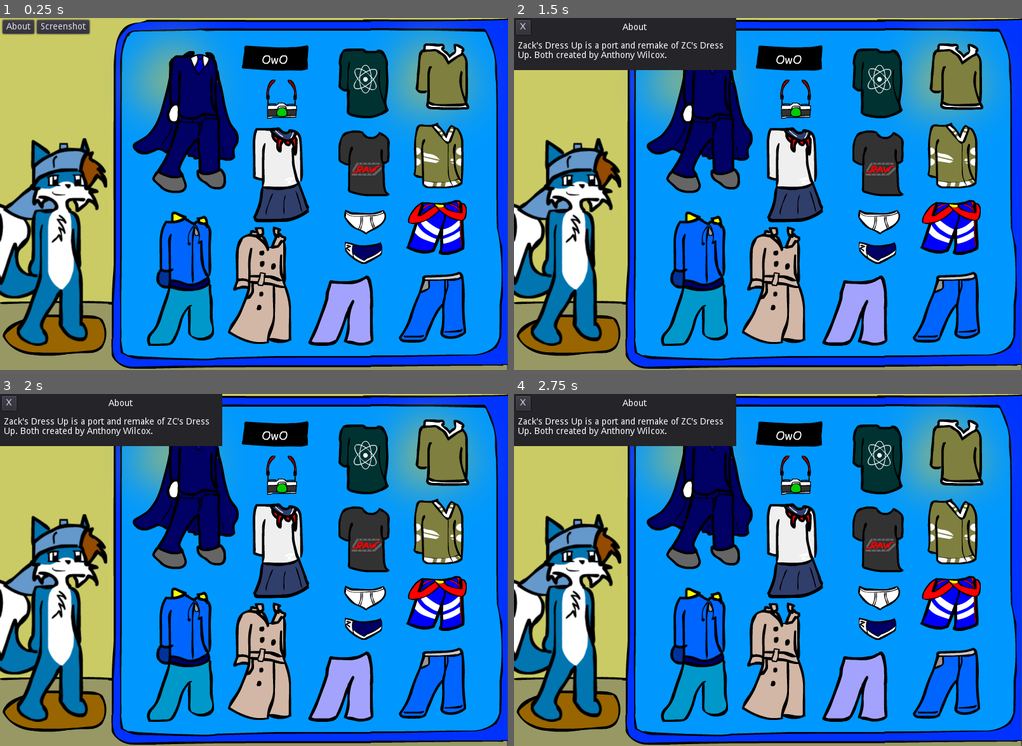
Above: before the commit, frames 1-4 (two rows, left to right).
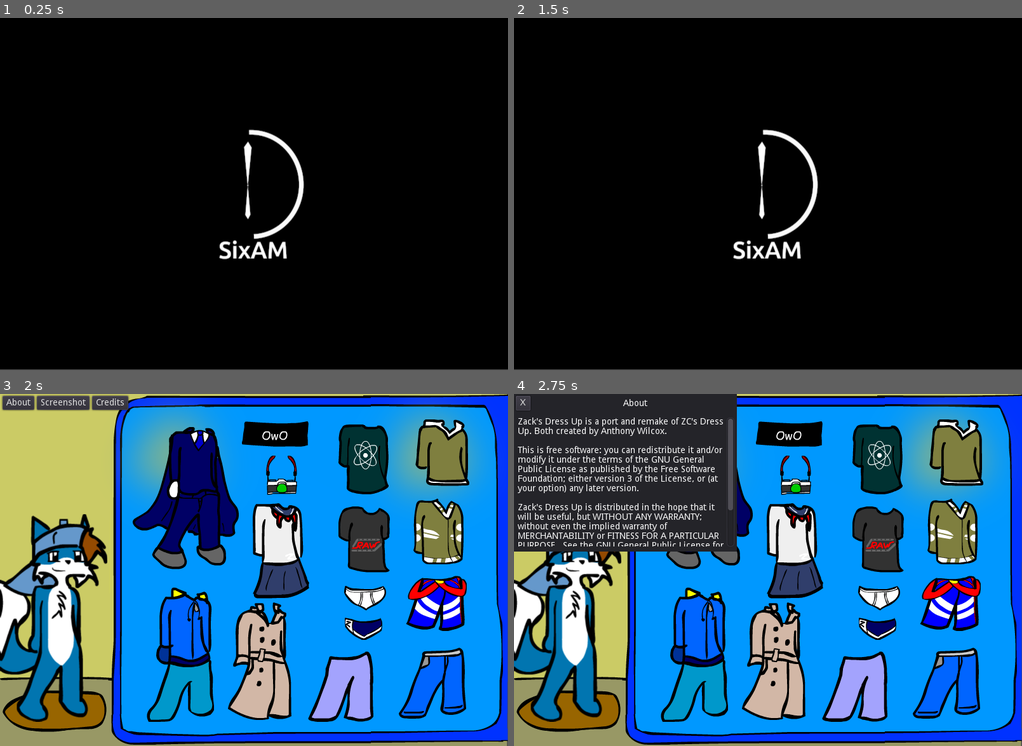
Above: after the commit, the same moments.

Repository: tonytins/dressupzack
Game: Godot game, scene res://Splash.tscn
Same seed, same stepped clock (60 frames per second), same inputs: the game is played once before the commit and once after it. Before the commit the project starts from res://Window.tscn.
Inputs (mouse positions are in pixels of both pictures, inside the frame that each line leads up to):
- Up to frame 1 (0.25 s): no input
- Up to frame 2 (1.5 s): click (534, 28) at 0.5 s, where only the run before the commit has a clickable "About"; click (879, 222) at 1.27 s
- Up to frame 3 (2 s): no input
- Up to frame 4 (2.75 s): click "About" at 2 s

The runs differ from the first frame. In frame 1, 89% of the frame differs, in the area x 0-100%, y 0-100%; in frame 2, 90%; in frame 3, 6.1%; in frame 4, 13%.

Commit message:
Window.tscn was renamed to MainScreen.tscn
- New Credits window and it's respective button
- Renamed panel_height to content_height
- Window content text now supports BBCode
- Made sure the content height doesn't exceed 216 pixels
- GPL license notice now included in the about window
- SixAM splash screen

Diff:
--- a/Clothes.tscn
+++ b/Clothes.tscn
@@ -17,7 +17,7 @@
 [ext_resource path="res://assets/camera.png" type="Texture" id=15]
 [ext_resource path="res://assets/owo censor.png" type="Texture" id=16]
 
-[node name="Clothes" type="Node2D" index="0"]
+[node name="Clothes" type="Node2D"]
 
 [node name="Wordrobe" type="ReferenceRect" parent="." index="0"]
 
--- a/Interface.tscn
+++ b/Interface.tscn
@@ -100,6 +100,32 @@
 flat = false
 align = 1
 
+[node name="CreditsBtn" type="Button" parent="ReferenceRect/HozContainer" index="2"]
+
+anchor_left = 0.0
+anchor_top = 0.0
+anchor_right = 0.0
+anchor_bottom = 0.0
+margin_left = 141.0
+margin_right = 198.0
+margin_bottom = 22.0
+rect_pivot_offset = Vector2( 0, 0 )
+rect_clip_content = false
+focus_mode = 2
+mouse_filter = 0
+mouse_default_cursor_shape = 0
+size_flags_horizontal = 1
+size_flags_vertical = 1
+toggle_mode = false
+enabled_focus_mode = 2
+shortcut = null
+group = null
+text = "Credits"
+flat = false
+align = 1
+
 [connection signal="pressed" from="ReferenceRect/HozContainer/AboutBtn" to="." method="_on_AboutBtn_pressed"]
 
 [connection signal="pressed" from="ReferenceRect/HozContainer/ScreenshotBtn" to="." method="_on_ScreenshotBtn_pressed"]
+
+[connection signal="pressed" from="ReferenceRect/HozContainer/CreditsBtn" to="." method="_on_CreditsBtn_pressed"]
--- a/Window.tscn
+++ b/MainScreen.tscn
@@ -2,16 +2,19 @@
 
 [ext_resource path="res://assets/dress up bg.png" type="Texture" id=1]
 [ext_resource path="res://assets/zack.png" type="Texture" id=2]
-[ext_resource path="res://Clothes.tscn" type="PackedScene" id=3]
-[ext_resource path="res://assets/lights.png" type="Texture" id=4]
+[ext_resource path="res://assets/lights.png" type="Texture" id=3]
+[ext_resource path="res://Clothes.tscn" type="PackedScene" id=4]
 [ext_resource path="res://Interface.tscn" type="PackedScene" id=5]
 
-[node name="Window" type="Node2D" index="0"]
+[node name="Window" type="Node2D"]
 
 [node name="Background" type="Sprite" parent="." index="0"]
 
 position = Vector2( 400, 277 )
 texture = ExtResource( 1 )
+__meta__ = {
+"_edit_lock_": true
+}
 
 [node name="Zack" type="Sprite" parent="." index="1"]
 
@@ -21,12 +24,15 @@
 "_edit_lock_": true
 }
 
-[node name="Clothes" parent="." index="2" instance=ExtResource( 3 )]
-
-[node name="Lights" type="Sprite" parent="." index="3"]
+[node name="Lights" type="Sprite" parent="." index="2"]
 
 position = Vector2( 477.823, 100.811 )
-texture = ExtResource( 4 )
+texture = ExtResource( 3 )
 _sections_unfolded = [ "Z Index" ]
+__meta__ = {
+"_edit_lock_": true
+}
+
+[node name="Clothes" parent="." index="3" instance=ExtResource( 4 )]
 
 [node name="Interface" parent="." index="4" instance=ExtResource( 5 )]
--- /dev/null
+++ b/Splash.tscn
@@ -0,0 +1,23 @@
+[gd_scene load_steps=3 format=2]
+
+[ext_resource path="res://src/Splash.gd" type="Script" id=1]
+[ext_resource path="res://assets/sixam_splash.png" type="Texture" id=2]
+
+[node name="Splash" type="Node" index="0"]
+
+script = ExtResource( 1 )
+
+[node name="Sixam" type="Sprite" parent="." index="0"]
+
+position = Vector2( 399.784, 275.576 )
+texture = ExtResource( 2 )
+_sections_unfolded = [ "Offset" ]
+
+[node name="Timer" type="Timer" parent="." index="1"]
+
+process_mode = 1
+wait_time = 2.0
+one_shot = true
+autostart = true
+
+[connection signal="timeout" from="Timer" to="." method="_on_Timer_timeout"]
--- a/project.godot
+++ b/project.godot
@@ -11,7 +11,7 @@
 [application]
 
 config/name="Zack's Dress Up 1½"
-run/main_scene="res://Window.tscn"
+run/main_scene="res://Splash.tscn"
 config/icon="res://icon.png"
 
 [display]
--- a/src/Interface.gd
+++ b/src/Interface.gd
@@ -2,6 +2,7 @@
 
 onready var coming_soon_win = preload("res://windows/ComingSoon.tscn")
 onready var about_win = preload("res://windows/About.tscn")
+onready var credits_win = preload("res://windows/Credits.tscn")
 
 func _on_ScreenshotBtn_pressed():
 	var win_instance = coming_soon_win.instance()
@@ -10,3 +11,8 @@
 func _on_AboutBtn_pressed():
 	var win_instance = about_win.instance()
 	add_child(win_instance)
+
+
+func _on_CreditsBtn_pressed():
+	var win_instance = credits_win.instance()
+	add_child(win_instance)
--- /dev/null
+++ b/src/Splash.gd
@@ -0,0 +1,4 @@
+extends Node
+
+func _on_Timer_timeout():
+	get_tree().change_scene("res://MainScreen.tscn")
--- a/src/WindowControl.gd
+++ b/src/WindowControl.gd
@@ -1,20 +1,27 @@
 extends Control
 
-export var toolbar_title = "New Window"
+const DEFUALT_CONTENT_HEIGHT = 216
+const DEFUALT_PANEL_SIZE = Vector2(351, 216)
+
+export var toolbar_title = ""
 export var content_text = ""
-export var panel_height = 216
+export var content_height = DEFUALT_CONTENT_HEIGHT
 
 var drag_pos = null
 
 func _ready():
-	$WindowFrame/TitleBarFrame/TitleBar/TitleLbl.text = toolbar_title
-	$WindowFrame/ContentFrame/ContentTxt.text = content_text
-	$WindowFrame/ContentFrame/ContentPanel.rect_size = Vector2(350, panel_height)
-	$WindowFrame.rect_size = Vector2(351, 31 + panel_height)
+	if toolbar_title and content_text != "":
+		$WindowFrame/TitleBarFrame/TitleBar/TitleLbl.text = toolbar_title
+		$WindowFrame/ContentFrame/ContentTxt.bbcode_text = content_text
+
+	if $WindowFrame/ContentFrame/ContentPanel.rect_size <= DEFUALT_PANEL_SIZE:
+		$WindowFrame/ContentFrame/ContentPanel.rect_size = Vector2(351, content_height)
+		$WindowFrame.rect_size = Vector2(351, 33 + content_height)
+	else:
+		$WindowFrame/ContentFrame/ContentPanel.rect_size = DEFUALT_PANEL_SIZE
+
 	update()
 
-func _process(delta):
-	pass
 
 func _on_TitleBar_gui_input(ev):
 	if ev is InputEventMouseButton:
--- a/widgets/WindowControl.tscn
+++ b/widgets/WindowControl.tscn
@@ -2,7 +2,7 @@
 
 [ext_resource path="res://src/WindowControl.gd" type="Script" id=1]
 
-[node name="WindowControl" type="Control"]
+[node name="WindowControl" type="Control" index="0"]
 
 anchor_left = 0.0
 anchor_top = 0.0
@@ -17,9 +17,9 @@
 size_flags_horizontal = 1
 size_flags_vertical = 1
 script = ExtResource( 1 )
-toolbar_title = "New Window"
+toolbar_title = ""
 content_text = ""
-panel_height = 216
+content_height = 216
 
 [node name="WindowFrame" type="ReferenceRect" parent="." index="0"]
 
@@ -52,6 +52,7 @@
 mouse_default_cursor_shape = 0
 size_flags_horizontal = 1
 size_flags_vertical = 1
+_sections_unfolded = [ "Rect" ]
 
 [node name="ContentPanel" type="Panel" parent="WindowFrame/ContentFrame" index="0"]
 
@@ -59,6 +60,7 @@
 anchor_top = 0.0
 anchor_right = 1.0
 anchor_bottom = 1.0
+margin_right = 1.0
 rect_pivot_offset = Vector2( 0, 0 )
 rect_clip_content = false
 mouse_filter = 0
@@ -83,17 +85,18 @@
 mouse_default_cursor_shape = 0
 size_flags_horizontal = 1
 size_flags_vertical = 1
-bbcode_enabled = false
+bbcode_enabled = true
 bbcode_text = ""
 visible_characters = -1
 percent_visible = 1.0
 meta_underlined = true
 tab_size = 4
-text = "Content"
+text = ""
 scroll_active = true
 scroll_following = false
 selection_enabled = false
 override_selected_font_color = false
+_sections_unfolded = [ "BBCode" ]
 
 [node name="TitleBarFrame" type="ReferenceRect" parent="WindowFrame" index="1"]
 
@@ -101,7 +104,7 @@
 anchor_top = 0.0
 anchor_right = 0.0
 anchor_bottom = 0.0
-margin_right = 350.0
+margin_right = 351.0
 margin_bottom = 33.0
 rect_pivot_offset = Vector2( 0, 0 )
 rect_clip_content = false
@@ -109,6 +112,7 @@
 mouse_default_cursor_shape = 0
 size_flags_horizontal = 1
 size_flags_vertical = 1
+_sections_unfolded = [ "Rect" ]
 
 [node name="TitleBar" type="Panel" parent="WindowFrame/TitleBarFrame" index="0"]
 
--- a/windows/About.tscn
+++ b/windows/About.tscn
@@ -2,10 +2,15 @@
 
 [ext_resource path="res://widgets/WindowControl.tscn" type="PackedScene" id=1]
 
-[node name="ComingSoon" type="Node" index="0"]
+[node name="About" type="Node"]
 
 [node name="WindowControl" parent="." index="0" instance=ExtResource( 1 )]
 
 toolbar_title = "About"
-content_text = "Zack's Dress Up is a port and remake of ZC's Dress Up. Both created by Anthony Wilcox."
-panel_height = 50
+content_text = "Zack's Dress Up is a port and remake of ZC's Dress Up. Both created by Anthony Wilcox.
+
+This is free software: you can redistribute it and/or modify it under the terms of the GNU General Public License as published by the Free Software Foundation; either version 3 of the License, or (at your option) any later version.
+
+Zack's Dress Up is distributed in the hope that it will be useful, but WITHOUT ANY WARRANTY; without even the implied warranty of MERCHANTABILITY or FITNESS FOR A PARTICULAR PURPOSE.  See the GNU General Public License for more details.
+
+You should have received a copy of the GNU General Public License along with Zack's Dress Up. If not, see: https://www.gnu.org/licenses/"
--- a/windows/ComingSoon.tscn
+++ b/windows/ComingSoon.tscn
@@ -8,4 +8,4 @@
 
 toolbar_title = "Coming Soon"
 content_text = "This feature has not been implemented yet."
-panel_height = 30
+content_height = 30
--- /dev/null
+++ b/windows/Credits.tscn
@@ -0,0 +1,18 @@
+[gd_scene load_steps=2 format=2]
+
+[ext_resource path="res://widgets/WindowControl.tscn" type="PackedScene" id=1]
+
+[node name="Credits" type="Node"]
+
+[node name="WindowControl" parent="." index="0" instance=ExtResource( 1 )]
+
+toolbar_title = "Credits"
+content_text = "[center]Created by Anthony Wilcox
+
+Clothing inspired by
+Megawolf77
+Canon Rhode
+
+SixAM is a organization founded by Anthony Wilcox.
+[/center]"
+content_height = 217
Binary file added: assets/sixam_splash.png
Not shown, added: assets/sixam_splash.png.import
